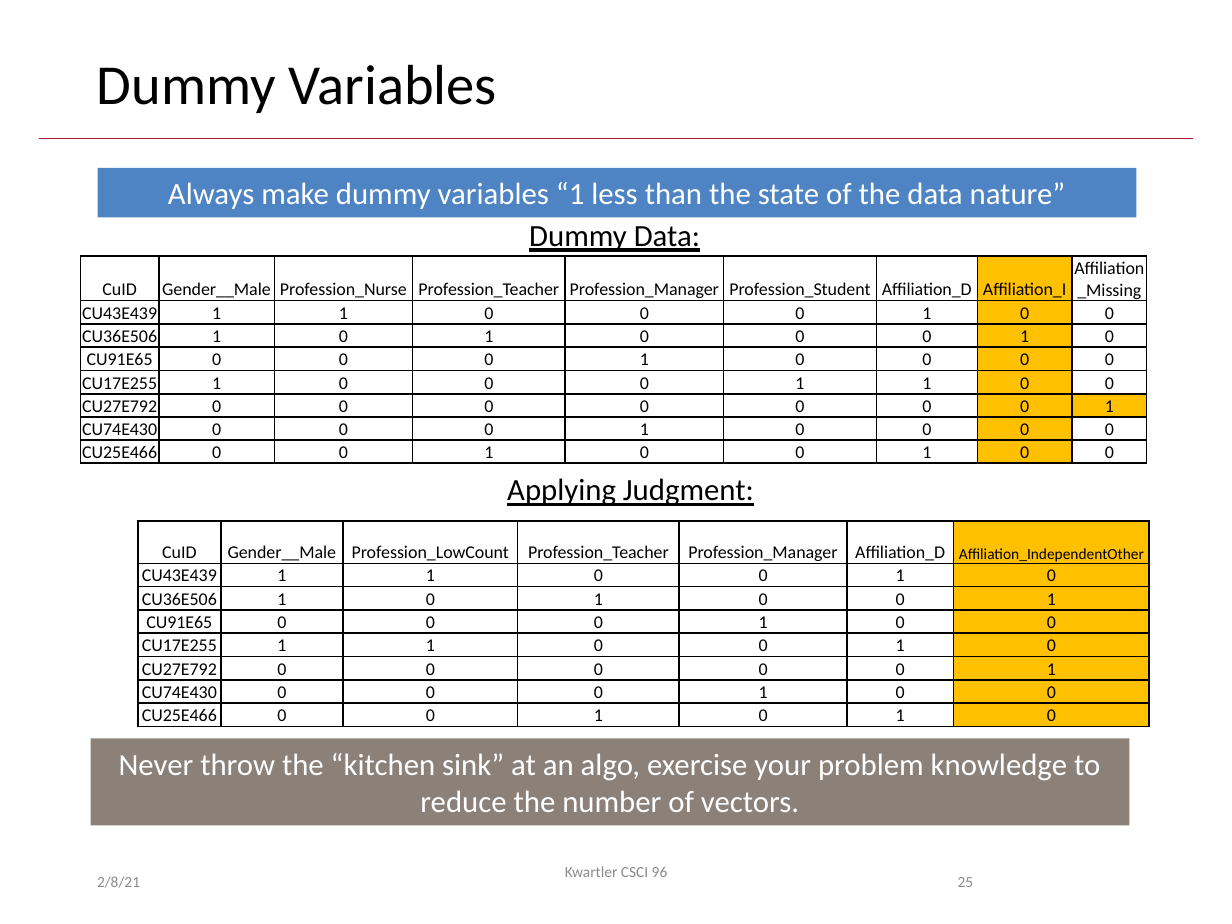
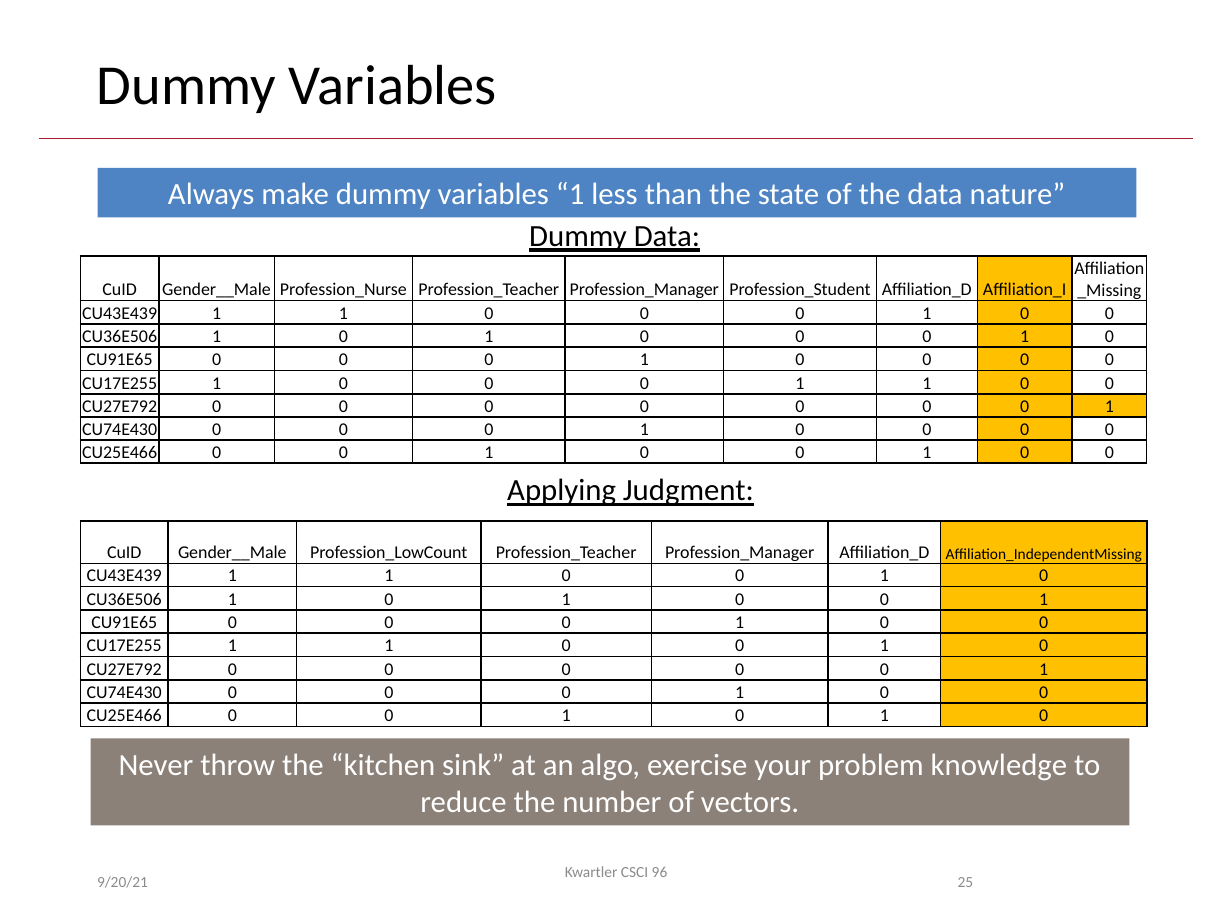
Before and after one commit to kwartler/Harvard_DataMining_Business_Student, a slide deck: slide 25 of Lessons/C_ModelingProcess_DataPrep/DM_Workflow_Preprocessing.pptx. Drawn at 1232x924 pixels with LibreOffice and Linux fonts; fonts in the diff are those of the drawing; background and template pictures are left out. Boxes give left, top, right and bottom in pixels: in the first picture for what was removed or moved away, otherwise in the second. Text is boxed around its words. In the diff, an @@ line names an element or a change of style, - is before the commit and + after.

```diff
--- a/Lessons/C_ModelingProcess_DataPrep/DM_Workflow_Preprocessing.pptx
+++ b/Lessons/C_ModelingProcess_DataPrep/DM_Workflow_Preprocessing.pptx
@@ table at (x1=80, y1=521, x2=1146, y2=731) @@
-row 1, column 7: Affiliation_IndependentOther
+row 1, column 7: Affiliation_IndependentMissing
@@ table resized from (x1=138, y1=521, x2=1149, y2=731) to (x1=80, y1=521, x2=1146, y2=731) @@
@@ text at (x1=97, y1=876, x2=148, y2=888): text changed @@
-2/8/21
+9/20/21
```
Also in this commit, not shown: 65 other slides changed.
